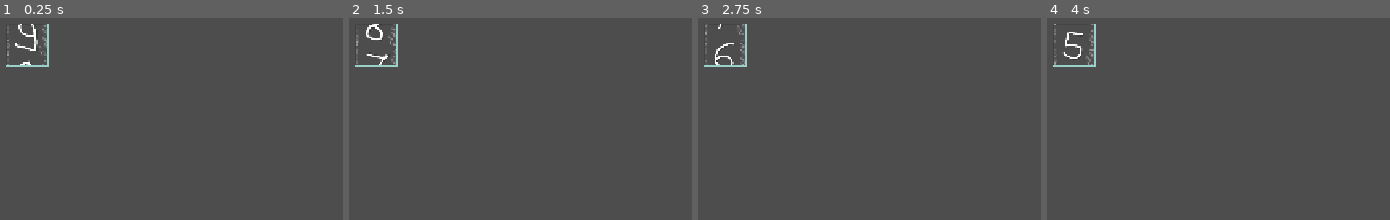
Above: before the commit, frames 1-4 (left to right).
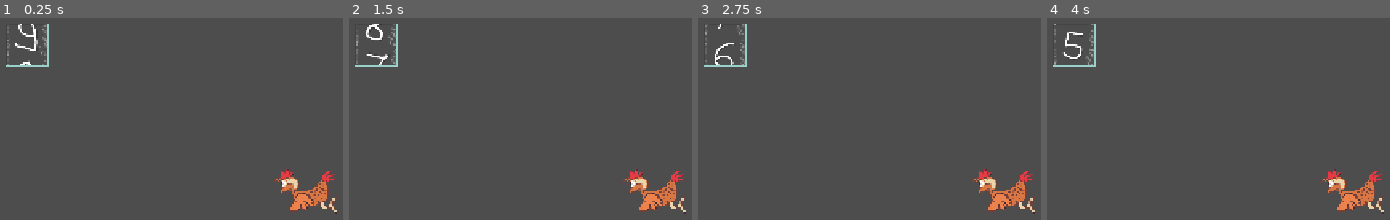
Above: after the commit, the same moments.

Repository: MisterIXI/gmtk26
Game: Godot game, scene res://scenes/__game/main.tscn
The game is run twice, just before and just after one commit, with the same random seed, the same clock (stepped at 60 frames per second) and the same inputs.
Inputs:
- Up to frame 1 (0.25 s): no input
- Up to frame 2 (1.5 s): no input
- Up to frame 3 (2.75 s): no input
- Up to frame 4 (4 s): no input

The runs differ from the first frame. In frame 1, 1.8% of the frame differs, in the area x 79-99%, y 74-98%; in frame 2, 1.8%; in frame 3, 1.8%; in frame 4, 1.8%.

Commit message:
base_texture

Diff:
--- a/scenes/__game/main.tscn
+++ b/scenes/__game/main.tscn
@@ -1,6 +1,7 @@
 [gd_scene format=3 uid="uid://ceqhsqdcro4x5"]
 
 [ext_resource type="PackedScene" uid="uid://bni4u1afl54fk" path="res://scenes/ui/countdown.tscn" id="1_ofrgl"]
+[ext_resource type="Texture2D" uid="uid://brv7gqi20yi2n" path="res://assets/textures/moorhuhn/chicken_wing.png" id="2_bvcin"]
 
 [node name="Main" type="Node2D" unique_id=182831752]
 
@@ -10,3 +11,8 @@
 
 [node name="Camera2D" type="Camera2D" parent="." unique_id=1107414062]
 position = Vector2(657, 347)
+
+[node name="Sprite2D" type="Sprite2D" parent="." unique_id=1895967557]
+position = Vector2(1123.0001, 298.00003)
+scale = Vector2(0.29, 0.29)
+texture = ExtResource("2_bvcin")
Binary file added: assets/textures/moorhuhn/chicken_wing.ase
Binary file added: assets/textures/moorhuhn/chicken_wing.png
Not shown, added: assets/textures/moorhuhn/chicken_wing.png.import
